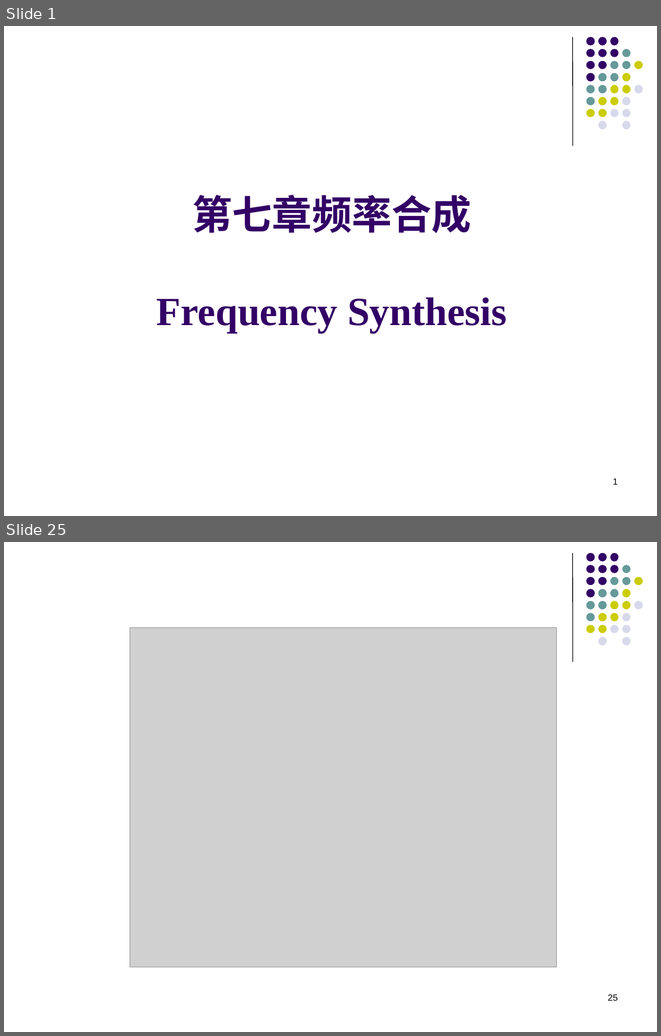
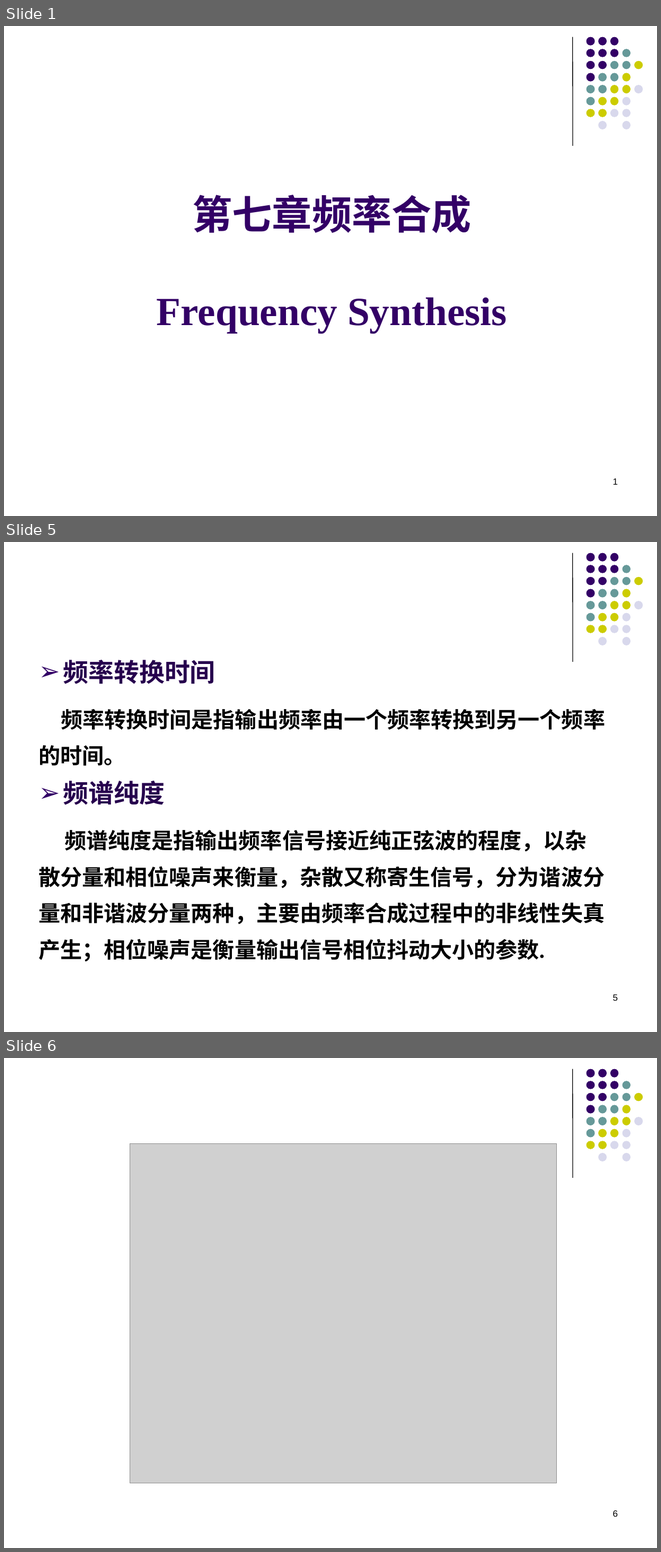
Before and after one commit to lyMeiSEU/ly_schoolhelper, a slide deck: 通信电子/第七章 频率合成器.pptx. Shown one above the other, each under a label of ours: slides 1 and 25 before the commit, slides 1, 5 and 6 after it; the slides between them are not shown. The pictures are 661x1036 and 661x1552 pixels, drawn with LibreOffice and Linux fonts; fonts in the diff are those of the drawing; grey boxes stand for pictures; background and template pictures are left out. Boxes give left, top, right and bottom in pixels: in the first picture for what was removed or moved away, otherwise in the second. Text is boxed around its words. In the diff, an @@ line names an element or a change of style, - is before the commit and + after.

```diff
--- a/通信电子/第七章 频率合成器.pptx
+++ b/通信电子/第七章 频率合成器.pptx
@@ slide 5 added at [4, 542, 657, 1032], background #FFFFFF; not listed: 32 template elements that a slide beside it also shows @@
@@ text added at [38, 660, 605, 961], 24 pt, text #000000, bold @@
+➢ 频率转换时间
+频率转换时间是指输出频率由一个频率转换到另一个频率的时间。
+➢ 频谱纯度
+频谱纯度是指输出频率信号接近纯正弦波的程度，以杂散分量和相位噪声来衡量，杂散又称寄生信号，分为谐波分量和非谐波分量两种，主要由频率合成过程中的非线性失真产生；相位噪声是衡量输出信号相位抖动大小的参数.
@@ page number added at [613, 994, 618, 1000], 10 pt, text #000000 @@
+5
@@ what was slide 25 is now slide 6 @@
@@ page number at [613, 1510, 618, 1516]: text changed @@
-25
+6
```
Also in this commit, not shown: 13 slides changed, 2 other slides added, 39 other files.
